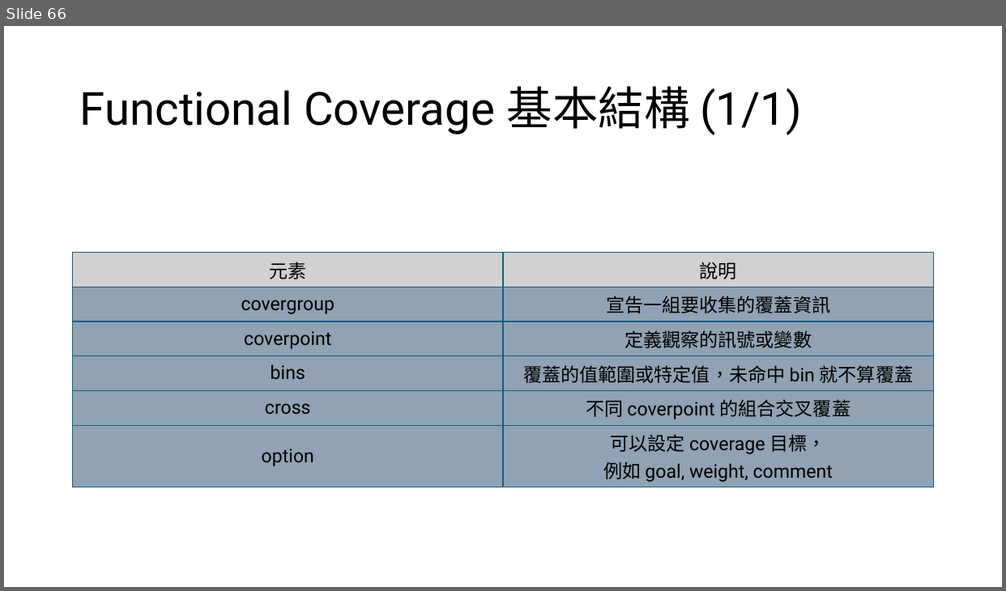
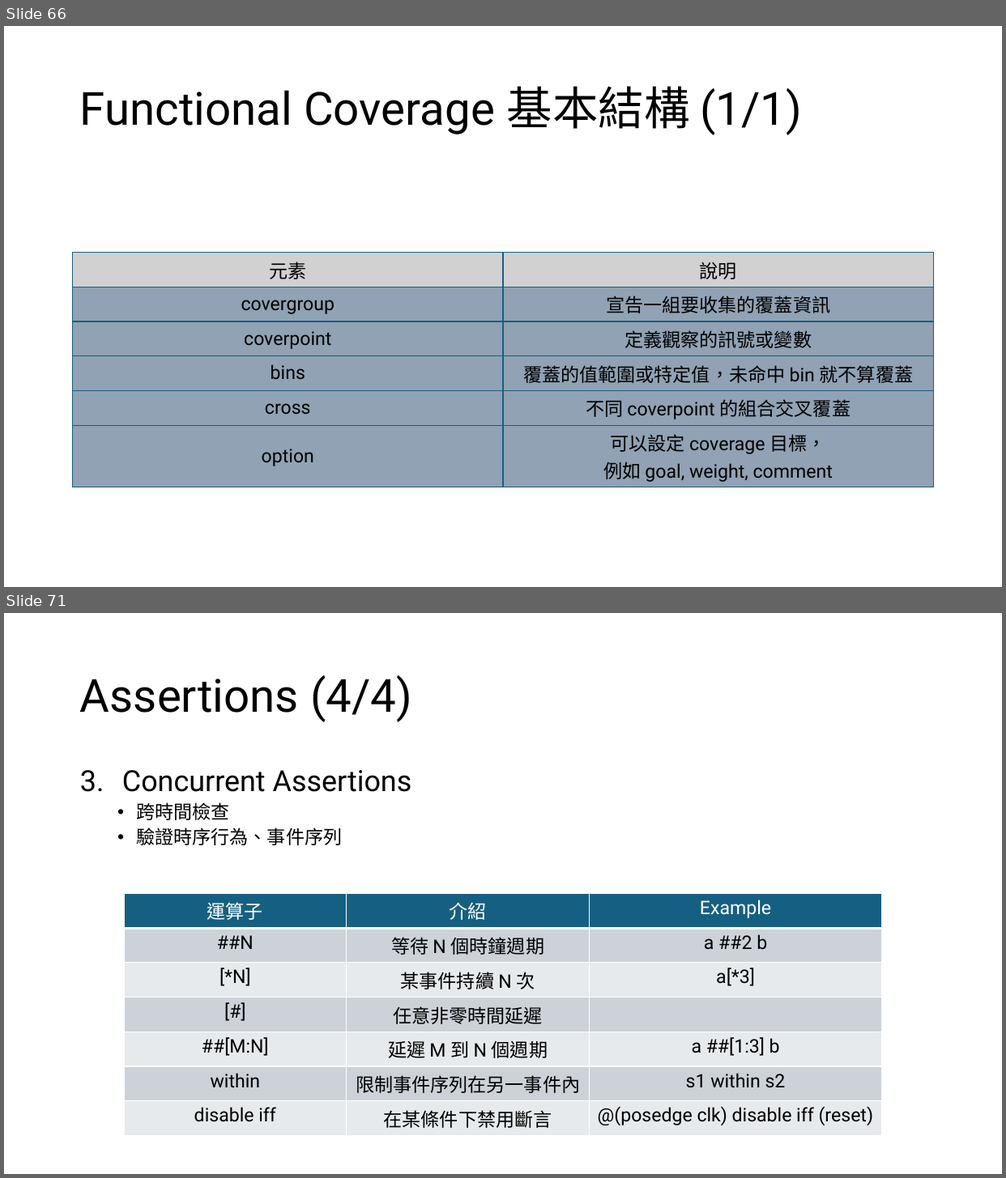
Before and after one commit to s9001055/DV_learning, a slide deck: systemverilog/SystemVerilog_語法學習.pptx. Shown one above the other, each under a label of ours: slide 66 before the commit, slides 66 and 71 after it; the slides between them are not shown. The pictures are 1006x591 and 1006x1178 pixels, drawn with LibreOffice and Linux fonts; fonts in the diff are those of the drawing. Boxes give left, top, right and bottom in pixels: in the first picture for what was removed or moved away, otherwise in the second. Text is boxed around its words. In the diff, an @@ line names an element or a change of style, - is before the commit and + after.

Commit message:
Modify: SystemVerilog_語法學習.pptx 1. Add: chapter 8 assertion

```diff
--- a/systemverilog/SystemVerilog_語法學習.pptx
+++ b/systemverilog/SystemVerilog_語法學習.pptx
@@ slide 71 added at [4, 613, 1002, 1174], background #FFFFFF @@
@@ title added at [80, 675, 412, 722], 44 pt, text #000000 @@
+Assertions (4/4)
@@ text added at [122, 770, 412, 845], 28 pt, text #000000 @@
+3. Concurrent Assertions
+  • 跨時間檢查
+  • 驗證時序行為、事件序列
@@ table added at [125, 894, 881, 1131], 7 rows, 3 columns @@
+運算子 | 介紹 | Example
+##N | 等待 N 個時鐘週期 | a ##2 b
+[*N] | 某事件持續 N 次 | a[*3]
+[#] | 任意非零時間延遲 | 
+##[M:N] | 延遲 M 到 N 個週期 | a ##[1:3] b
+within | 限制事件序列在另一事件內 | s1 within s2
+disable iff | 在某條件下禁用斷言 | @(posedge clk) disable iff (reset)
```
Also in this commit, not shown: 1 slide changed, 4 other slides added, 1 other file.
